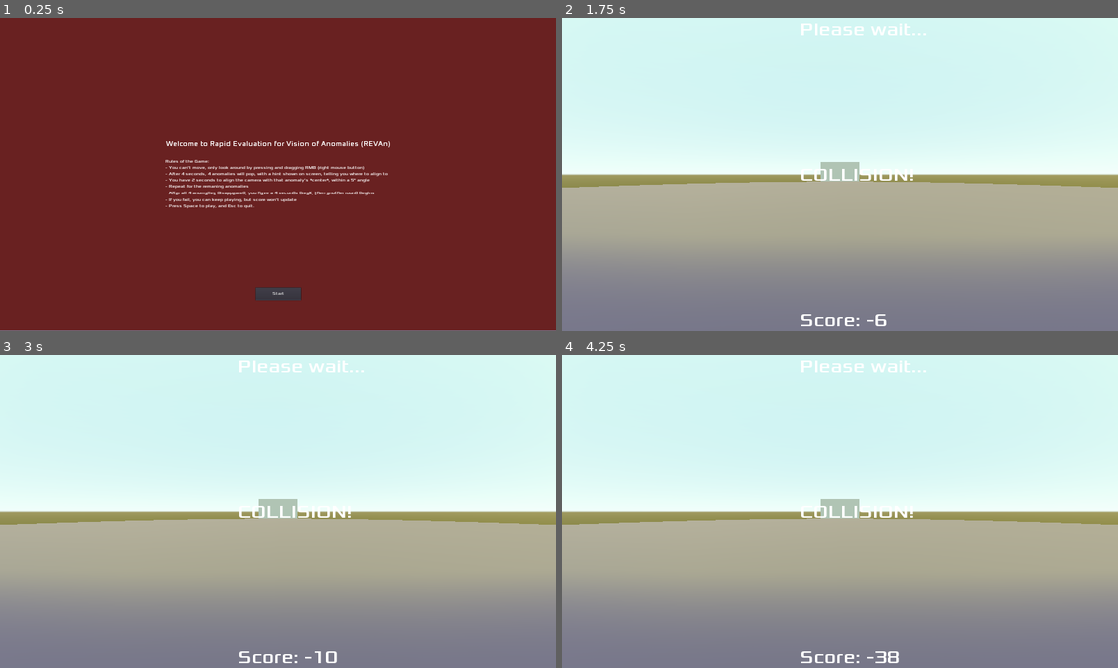
Above: before the commit, frames 1-4 (two rows, left to right).
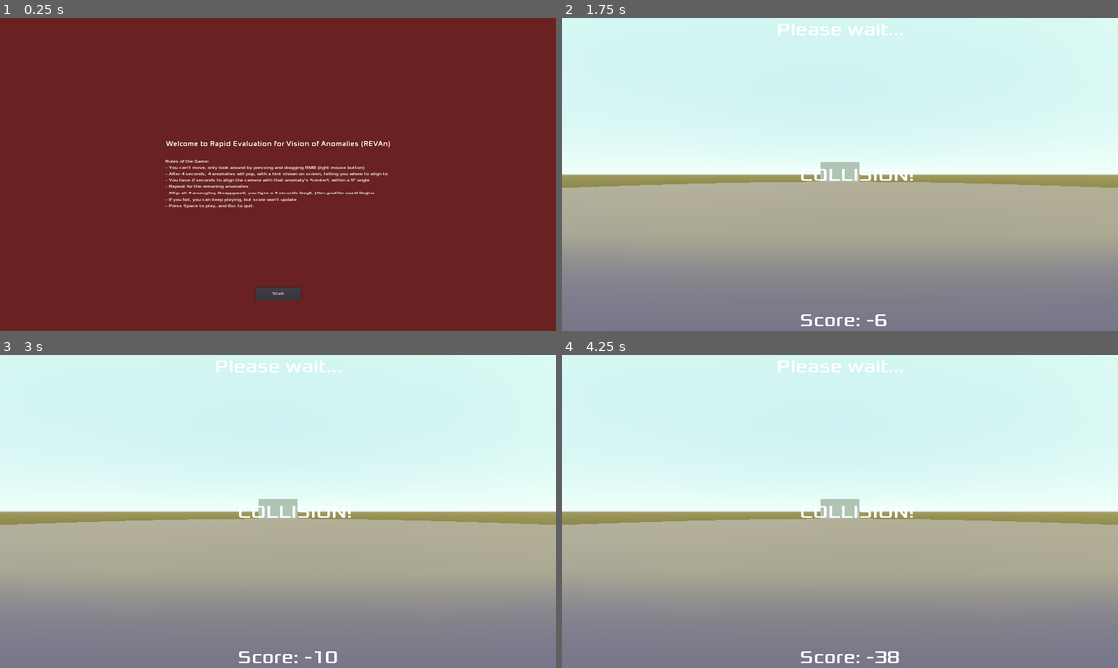
Above: after the commit, the same moments.

Repository: JudgeGregg/REVAn
Game: Godot game, scene res://Game.tscn
The game is run twice, just before and just after one commit, with the same random seed, the same clock (stepped at 60 frames per second) and the same inputs.
Inputs (mouse positions are in pixels of both pictures, inside the frame that each line leads up to):
- Up to frame 1 (0.25 s): no input
- Up to frame 2 (1.75 s): click "Start" at 0.5 s; tap Enter at 1.25 s; move the mouse to (867, 174) at 1.27 s; hold W (forward) from 1.28 s (still down); hold R from 1.28 s (still down)
- Up to frame 3 (3 s): keep holding W (forward); tap Space at 2 s; move the mouse to (250, 511) at 2.02 s; release R at 2.03 s; tap R at 2.1 s; tap Enter at 2.75 s; move the mouse to (289, 505) at 2.77 s; hold R from 2.78 s (still down)
- Up to frame 4 (4.25 s): keep holding W (forward); move the mouse to (834, 517) at 3.52 s; release R at 3.53 s; tap R at 3.6 s

The runs differ from the first frame. In frame 1, 0.2% of the frame differs, in the area x 0-100%, y 99-100%; in frame 2, 0.3%, in the area x 38-66%, y 1-6%; in frame 3, 0.3%; in frame 4, 0.3%.

Commit message:
Various fixes

Diff:
--- a/Game.tscn
+++ b/Game.tscn
@@ -155,7 +155,6 @@
 one_shot = true
 
 [node name="FailedLabel" type="Label" parent="."]
-visible = false
 anchor_left = 0.5
 anchor_top = 0.5
 anchor_right = 0.5
@@ -172,7 +171,6 @@
 }
 
 [node name="ScoreLabel" type="Label" parent="."]
-visible = false
 anchor_left = 0.5
 anchor_top = 1.0
 anchor_right = 0.5
@@ -188,11 +186,10 @@
 }
 
 [node name="NextLabel" type="Label" parent="."]
-visible = false
-anchor_left = 0.5
-anchor_right = 0.5
-margin_left = -139.5
-margin_right = 139.5
+anchor_left = 0.5
+anchor_right = 0.5
+margin_left = -219.0
+margin_right = 219.0
 margin_bottom = 78.0
 custom_fonts/font = SubResource( 5 )
 text = "Please wait..."
@@ -213,8 +210,6 @@
 [node name="ColorRect" type="ColorRect" parent="FirstMenu"]
 anchor_right = 1.0
 anchor_bottom = 1.0
-margin_top = -2.0
-margin_bottom = -2.0
 color = Color( 0.415686, 0.133333, 0.133333, 1 )
 __meta__ = {
 "_edit_use_anchors_": false
